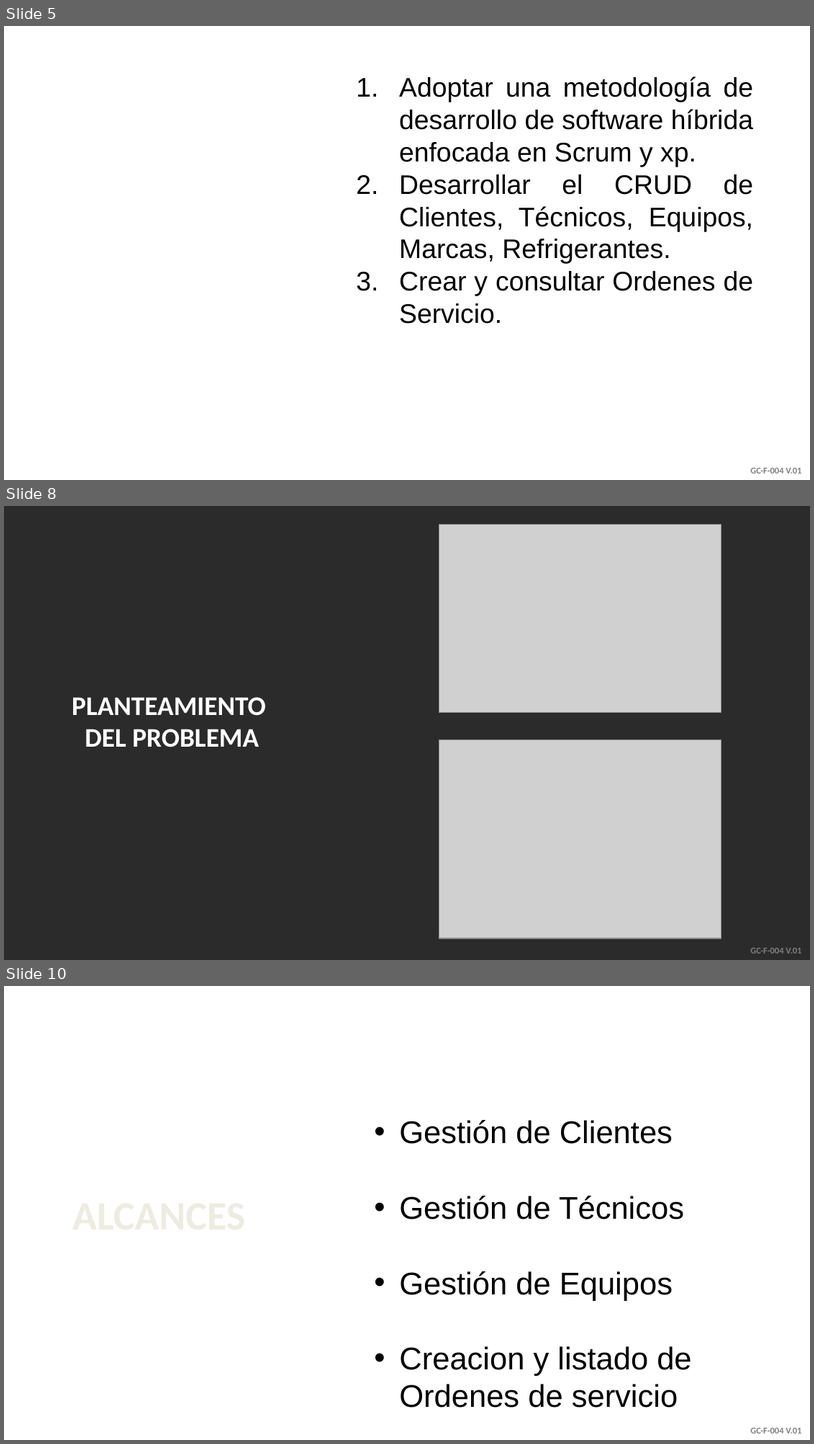
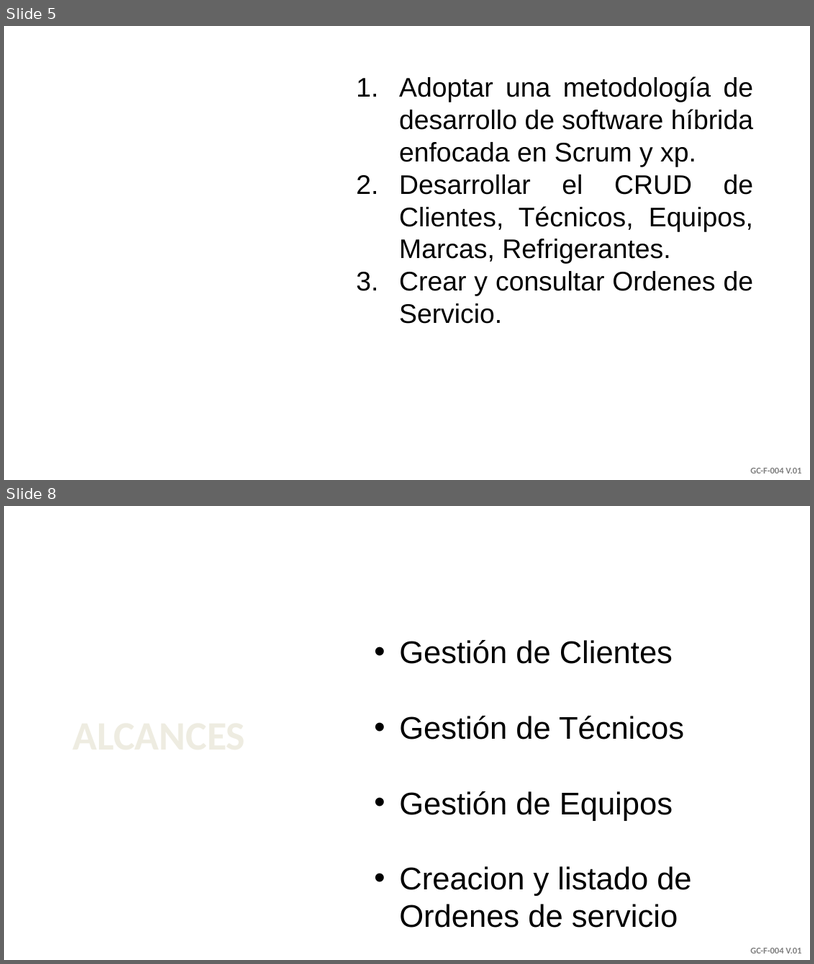
Before and after one commit to rodzapata/sustentacion, a slide deck: formato sustentacion (1).pptx. Shown one above the other, each under a label of ours: slides 5, 8 and 10 before the commit, slides 5 and 8 after it; the slides between them are not shown. The pictures are 814x1444 and 814x964 pixels, drawn with LibreOffice and Linux fonts; fonts in the diff are those of the drawing; grey boxes stand for pictures; background and template pictures are left out; a plain dark background stands for a picture behind light text. Boxes give left, top, right and bottom in pixels: in the first picture for what was removed or moved away, otherwise in the second. Text is boxed around its words. In the diff, an @@ line names an element or a change of style, - is before the commit and + after.

```diff
--- a/formato sustentacion (1).pptx
+++ b/formato sustentacion (1).pptx
@@ slide 8 removed at <box>4,506,810,960</box>, background picture (left out); not listed: 1 template element that a slide beside it also shows @@
@@ picture removed at <box>440,525,722,713</box> @@
@@ text removed at <box>72,697,266,747</box> @@
-PLANTEAMIENTO
-DEL PROBLEMA
@@ picture removed at <box>440,740,722,938</box> @@
@@ what was slide 10 is now slide 8 @@
```
Also in this commit, not shown: 1 slide changed, 1 slide added, 2 other slides removed, 10 other files.
